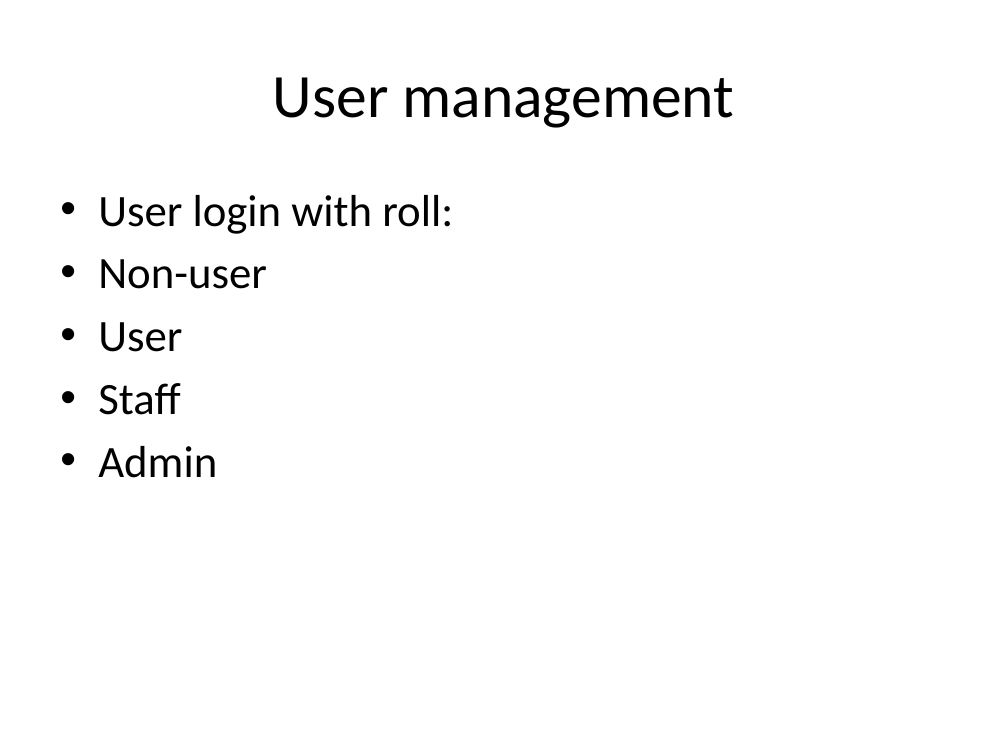
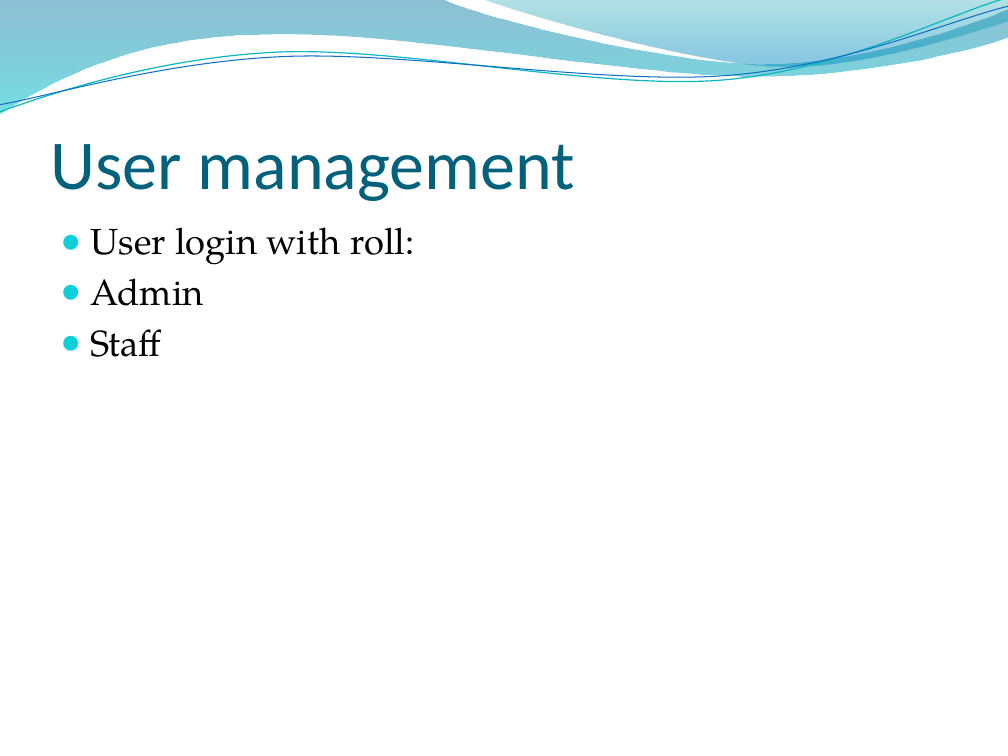
Before and after one commit to ItsTheWolf/BanHangOnline, a slide deck: slide 7 of ShowroomOnline.pptx. Drawn at 1008x756 pixels with LibreOffice and Linux fonts; fonts in the diff are those of the drawing; background and template pictures are left out. Boxes give left, top, right and bottom in pixels: in the first picture for what was removed or moved away, otherwise in the second. Text is boxed around its words. In the diff, an @@ line names an element or a change of style, - is before the commit and + after.

```diff
--- a/ShowroomOnline.pptx
+++ b/ShowroomOnline.pptx
@@ freeform shape added at (0,0,1008,114), fill gradient #0074A1 to #00C6CF @@
@@ freeform shape added at (0,0,1008,117), outline #0AB8BF 0.85 pt @@
@@ freeform shape added at (0,6,1008,112), outline #0F6FC6 0.75 pt @@
@@ freeform shape added at (483,0,1008,70), fill gradient #00A1A9 to #008BBF @@
@@ title "User management": place and size @@
-title "User management" at (273,77,734,128)
+title "User management" at (50,144,575,201)
@@ title "User management" at (50,144,575,201): size 44 to 50 pt, text colour #000000 to #04617B; alignment centre to left; vertical alignment middle to bottom @@
@@ text "User login with roll:": place and size @@
-text "User login with roll:" at (98,195,453,478)
+text "User login with roll:" at (91,227,415,357)
@@ text at (91,227,415,357): size 32 to 26 pt, font Calibri to TeX Gyre Pagella in "User login with roll:", "Staff"; bullet • to ●; less space between paragraphs @@
@@ text at (91,278,204,306): text changed; size 32 to 26 pt; font Calibri to TeX Gyre Pagella @@
-• Non-user
-• User
+● Admin
@@ text at (98,446,217,478): paragraph removed @@
-• Admin
```
Also in this commit, not shown: 8 other slides changed, 3 slides added.
